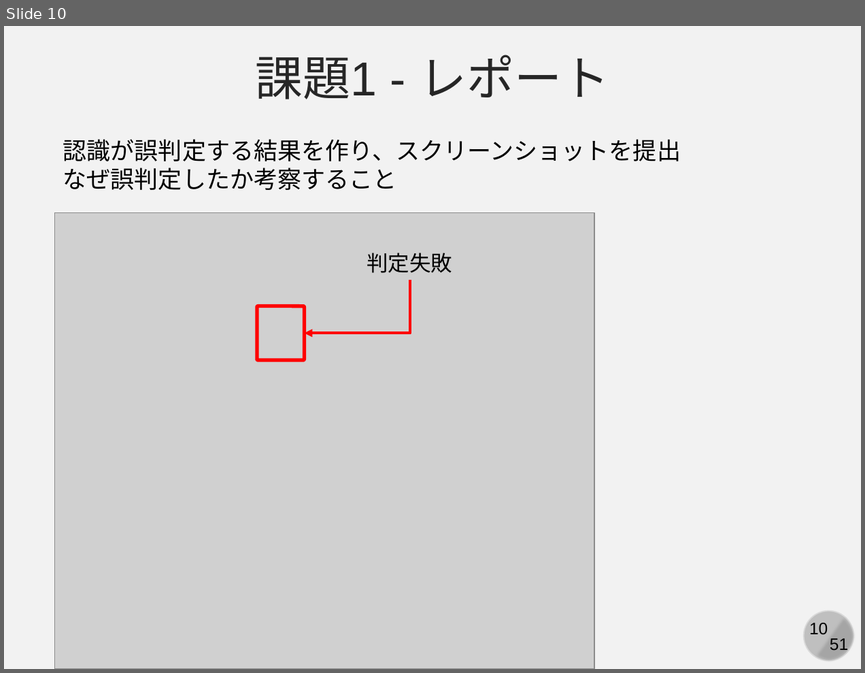
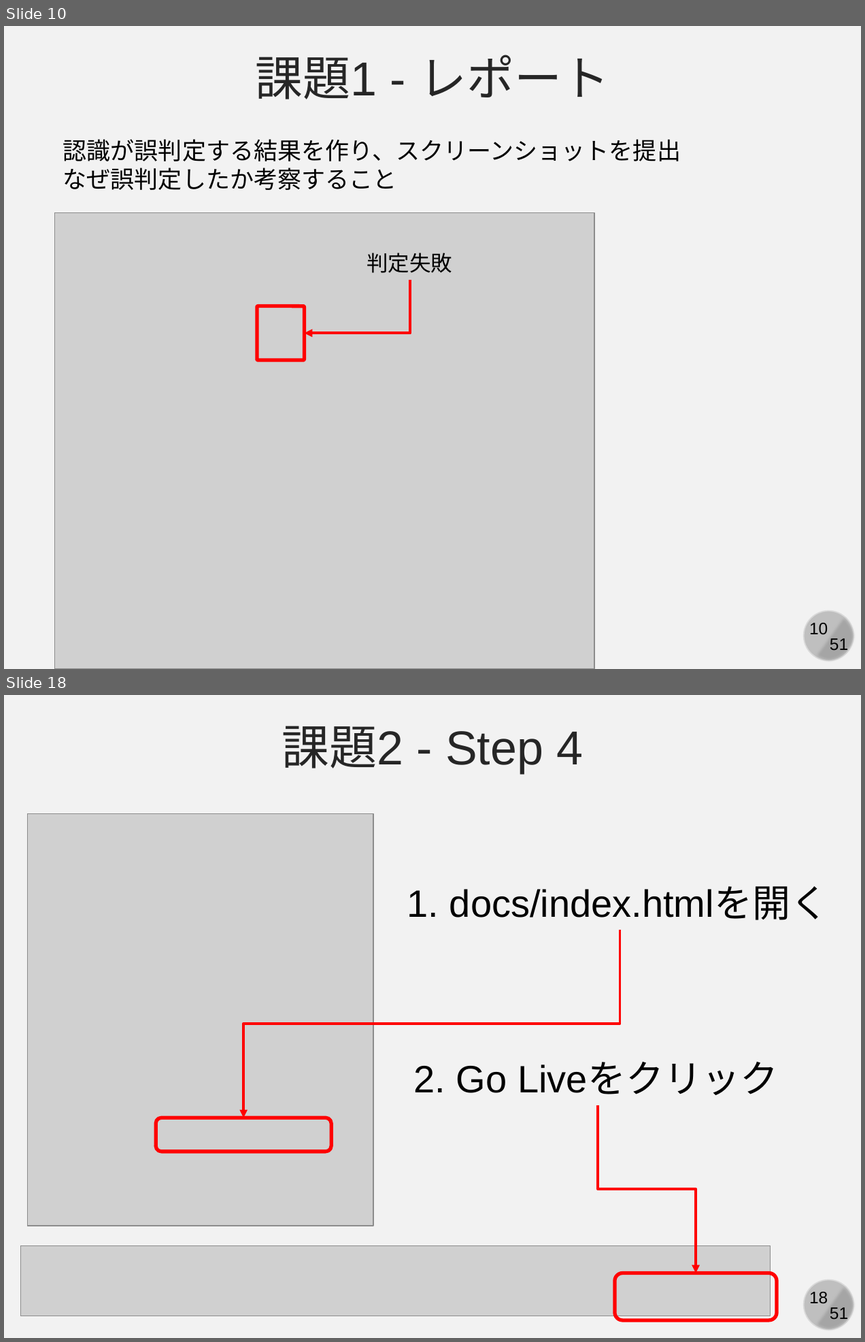
Before and after one commit to kaityo256/github, a slide deck: practice_github2/fig/github_ex04.pptx. Shown one above the other, each under a label of ours: slide 10 before the commit, slides 10 and 18 after it; the slides between them are not shown. The pictures are 865x673 and 865x1342 pixels, drawn with LibreOffice and Linux fonts; fonts in the diff are those of the drawing; grey boxes stand for pictures. Boxes give left, top, right and bottom in pixels: in the first picture for what was removed or moved away, otherwise in the second. Text is boxed around its words. In the diff, an @@ line names an element or a change of style, - is before the commit and + after.

```diff
--- a/practice_github2/fig/github_ex04.pptx
+++ b/practice_github2/fig/github_ex04.pptx
@@ slide 18 added at (4, 695, 861, 1338), background #F2F2F2; not listed: 4 template elements that a slide beside it also shows @@
@@ text added at (281, 726, 583, 773), 40 pt, text #262626 @@
+課題2 - Step 4
@@ picture added at (28, 814, 373, 1225) @@
@@ text added at (407, 887, 829, 920), 32 pt, text #000000 @@
+1. docs/index.htmlを開く
@@ elbow arrow added from (620, 930) to (244, 1117), #FF0000 2.25 pt @@
@@ text added at (414, 1062, 778, 1095), 32 pt, text #000000 @@
+2. Go Liveをクリック
@@ rounded rectangle added at (156, 1117, 331, 1151), outline #FF0000 3 pt @@
@@ elbow arrow added from (598, 1104) to (696, 1272), #FF0000 2.25 pt @@
@@ picture added at (21, 1246, 770, 1317) @@
@@ rounded rectangle added at (615, 1272, 777, 1320), outline #FF0000 3 pt @@
```
Also in this commit, not shown: 12 other slides added, 1 other file.
